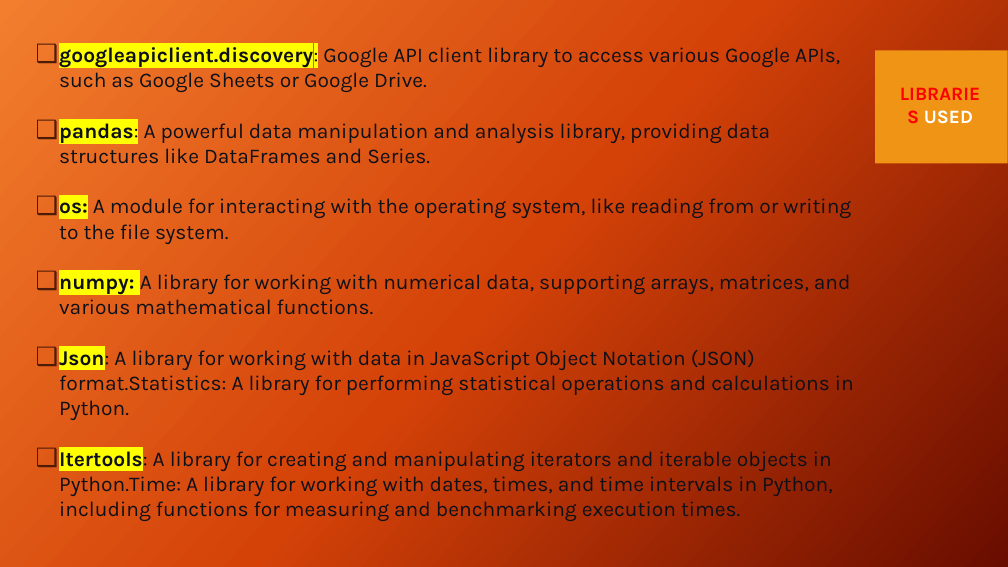
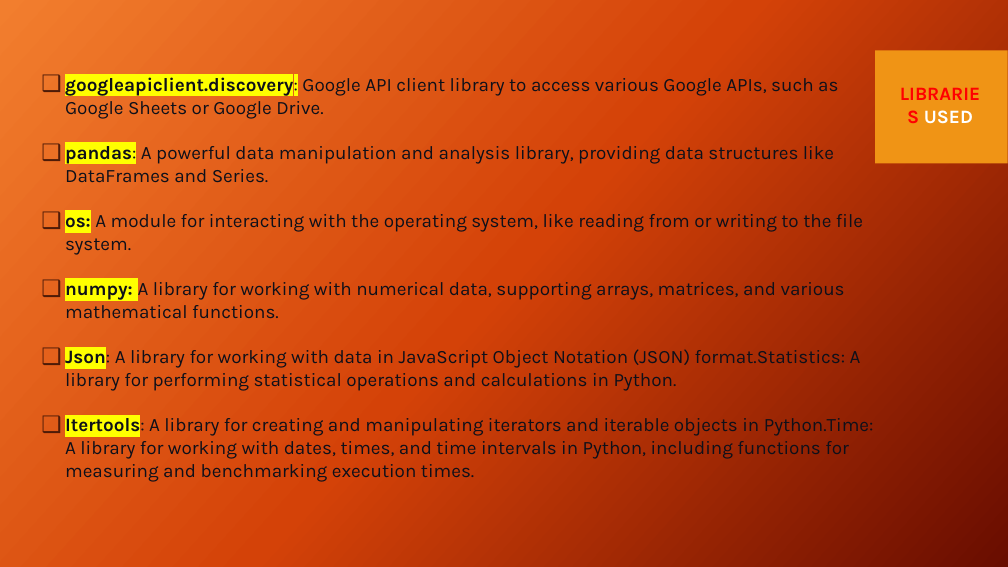
Before and after one commit to Rachel2302/Behind_the_Likes, a slide deck: slide 10 of Data_mining_final-group 5.pptx (slide 12 before the commit). Drawn at 1008x567 pixels with LibreOffice and Linux fonts; fonts in the diff are those of the drawing; background and template pictures are left out. Boxes give left, top, right and bottom in pixels: in the first picture for what was removed or moved away, otherwise in the second. Text is boxed around its words. In the diff, an @@ line names an element or a change of style, - is before the commit and + after.

```diff
--- a/Data_mining_final-group 5.pptx
+++ b/Data_mining_final-group 5.pptx
@@ text "googleapiclient.discovery: Google API client library ...": place and size @@
-text "googleapiclient.discovery: Google API client library ..." at box(59, 43, 854, 521)
+text "googleapiclient.discovery: Google API client library ..." at box(65, 74, 874, 482)
@@ text "googleapiclient.discovery: Google API client library ..." at box(65, 74, 874, 482): size 20 to 18 pt @@
```
Also in this commit, not shown: 16 other slides changed, 4 slides added, 3 slides removed.
